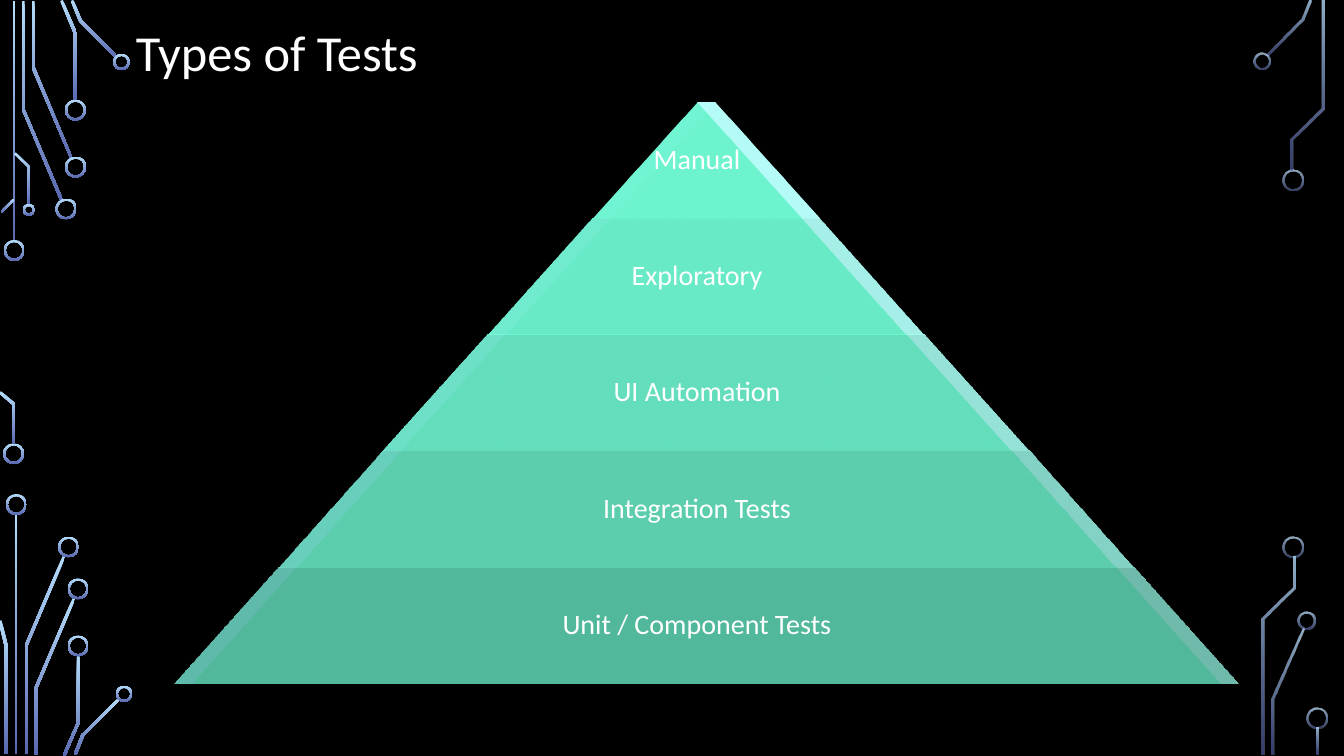
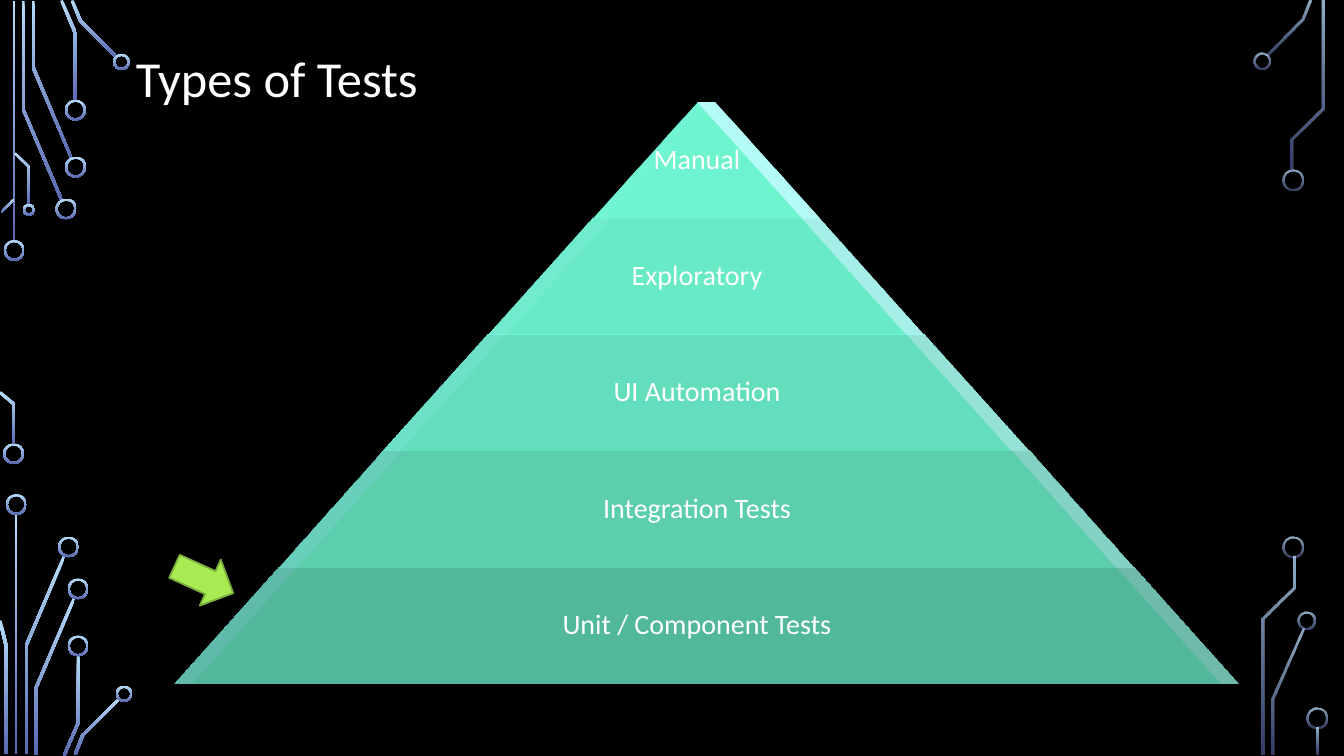
Before and after one commit to IntegerMan/SoftwareQualityTalk, a slide deck: slide 10 of Software Quality Recipes for Legacy.pptx. Drawn at 1344x756 pixels with LibreOffice and Linux fonts; fonts in the diff are those of the drawing; background and template pictures are left out. Boxes give left, top, right and bottom in pixels: in the first picture for what was removed or moved away, otherwise in the second. Text is boxed around its words. In the diff, an @@ line names an element or a change of style, - is before the commit and + after.

```diff
--- a/Software Quality Recipes for Legacy.pptx
+++ b/Software Quality Recipes for Legacy.pptx
@@ text "Types of Tests": place and size @@
-text "Types of Tests" at box(136, 36, 418, 79)
+text "Types of Tests" at box(136, 62, 418, 105)
@@ down arrow added at box(164, 543, 243, 616), fill #A7EA52, outline #7CAD3D 1.25 pt @@
```
Also in this commit, not shown: 10 other slides changed, 4 slides added, 3 slides removed, 9 other files.
